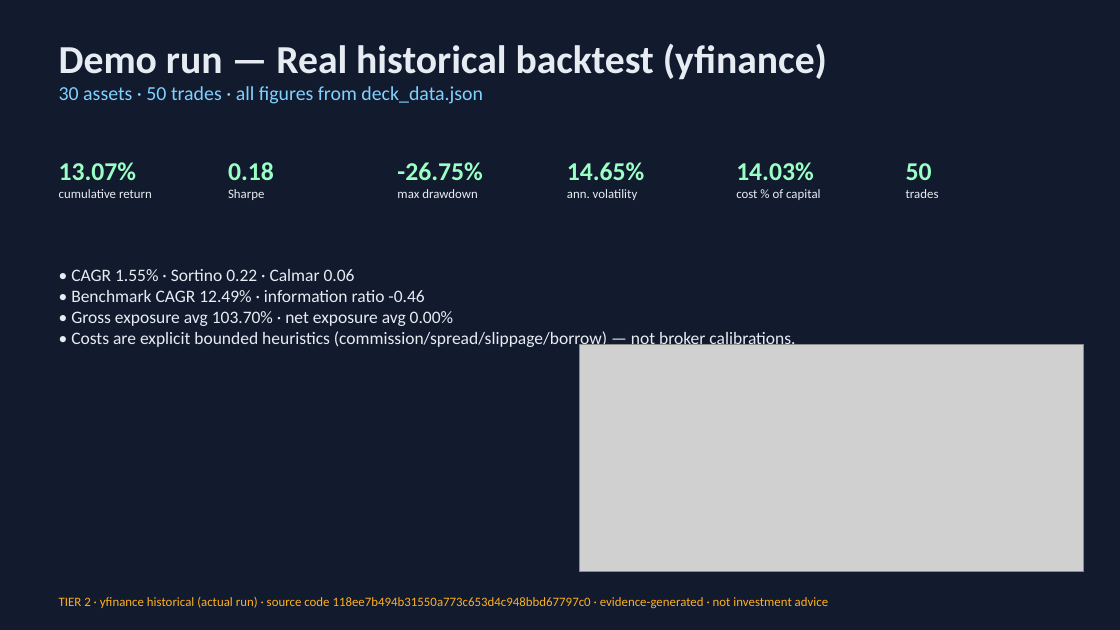
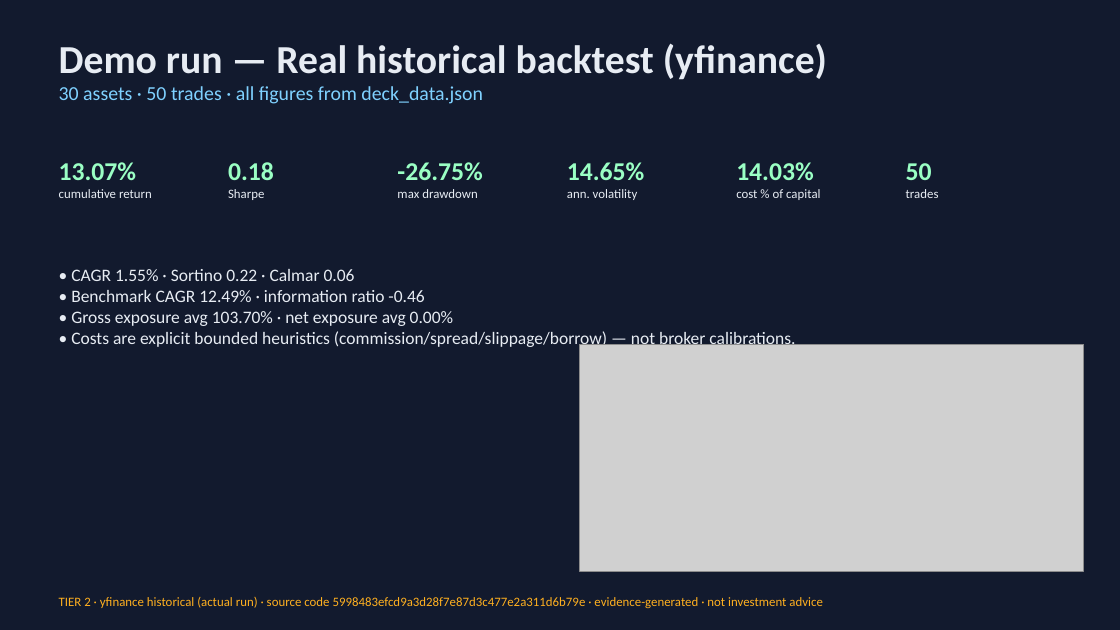
Before and after one commit to Scott-Switzer/market-fuzzer, a slide deck: slide 4 of app/static/pitch-deck/fenrix_deck.pptx. Drawn at 1120x630 pixels with LibreOffice and Linux fonts; fonts in the diff are those of the drawing; grey boxes stand for pictures. Boxes give left, top, right and bottom in pixels: in the first picture for what was removed or moved away, otherwise in the second. Text is boxed around its words. In the diff, an @@ line names an element or a change of style, - is before the commit and + after.

Commit message:
chore: commit deck regen at HEAD 5998483 (matches Source code SHA)

```diff
--- a/app/static/pitch-deck/fenrix_deck.pptx
+++ b/app/static/pitch-deck/fenrix_deck.pptx
@@ text at bbox=[59, 597, 822, 608]: text changed @@
-TIER 2 · yfinance historical (actual run) · source code 118ee7b494b31550a773c653d4c948bbd67797c0 · evidence-generated · not investment advice
+TIER 2 · yfinance historical (actual run) · source code 5998483efcd9a3d28f7e87d3c477e2a311d6b79e · evidence-generated · not investment advice
```
Also in this commit, not shown: 3 other slides changed, 3 other files.
